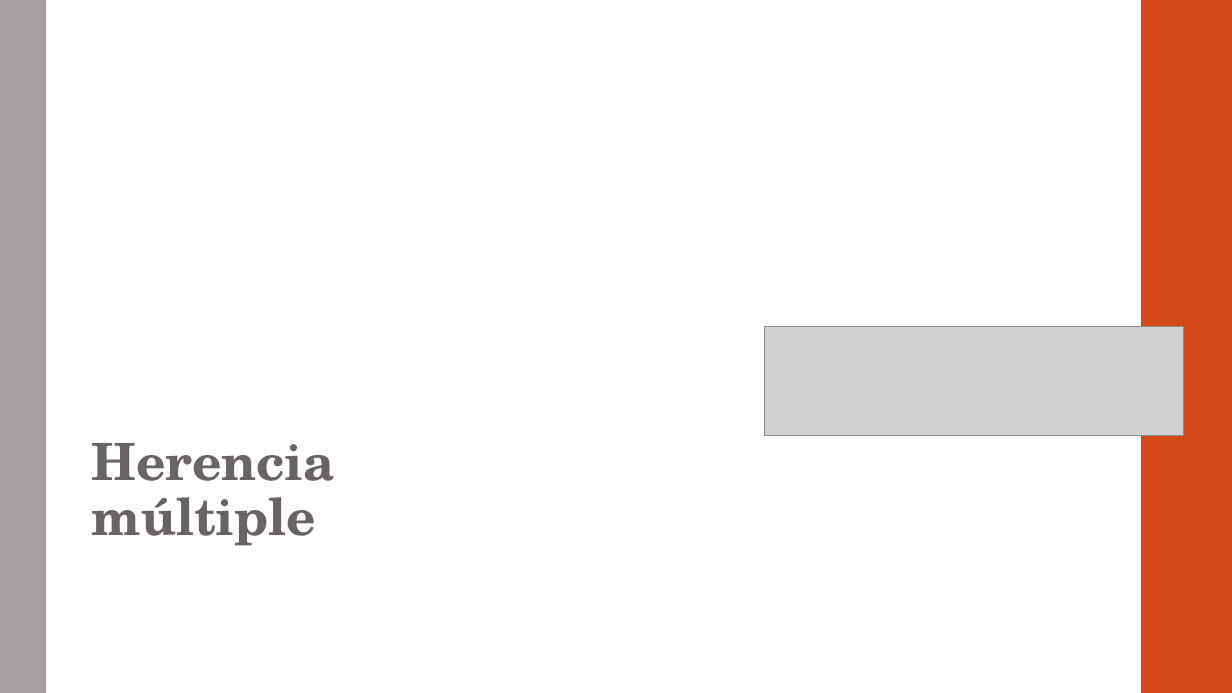
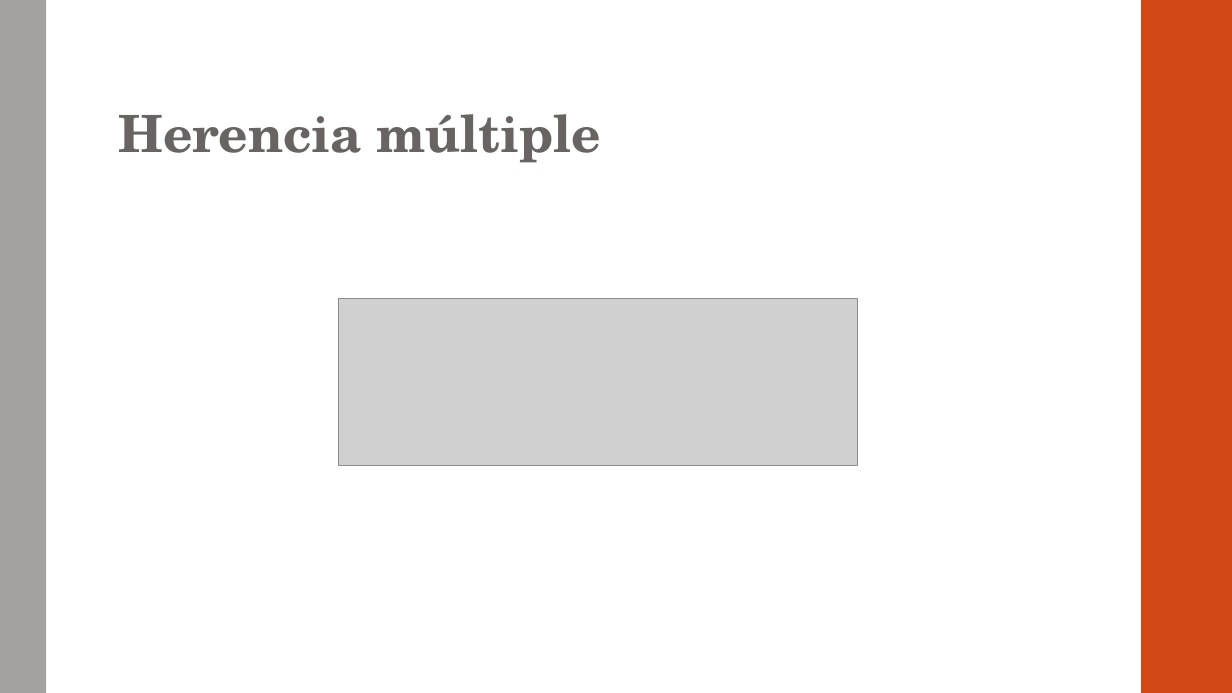
Before and after one commit to otrocarlosmartinez/AF-PYTHON, a slide deck: slide 47 of PRESENTACIÓN.pptx. Drawn at 1232x693 pixels with LibreOffice and Linux fonts; fonts in the diff are those of the drawing; grey boxes stand for pictures. Boxes give left, top, right and bottom in pixels: in the first picture for what was removed or moved away, otherwise in the second. Text is boxed around its words. In the diff, an @@ line names an element or a change of style, - is before the commit and + after.

```diff
--- a/PRESENTACIÓN.pptx
+++ b/PRESENTACIÓN.pptx
@@ title "Herencia múltiple" rewrapped from bbox=[92, 443, 335, 546] to bbox=[119, 114, 601, 163] @@
@@ picture: place and size @@
-picture at bbox=[765, 326, 1184, 435]
+picture at bbox=[339, 299, 858, 465]
```
Also in this commit, not shown: 22 other slides changed, 4 slides added, 1 slide removed, 3 other files.
